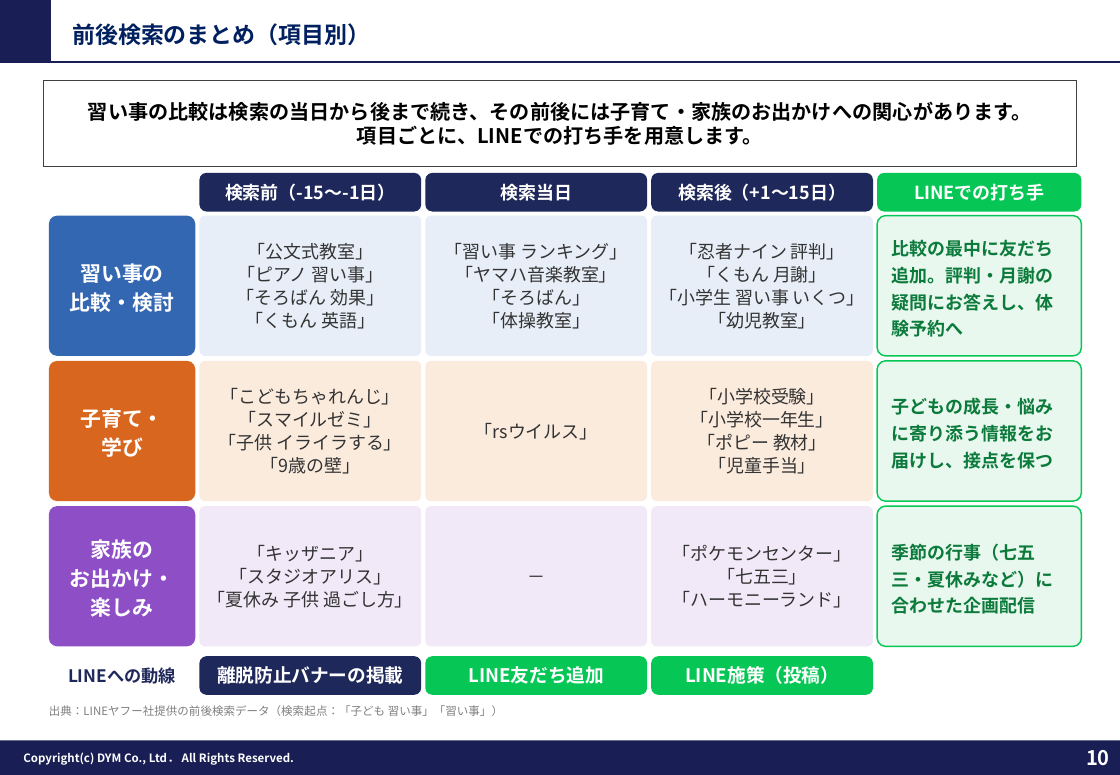
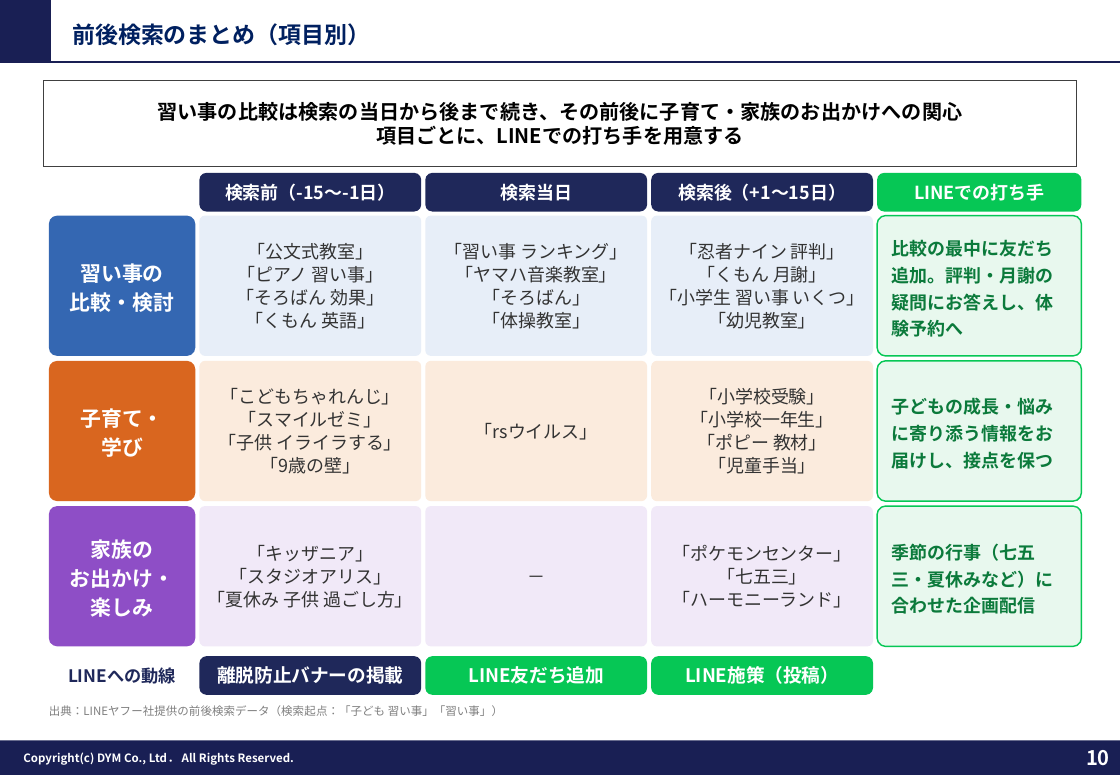
Before and after one commit to tonomura-r-dev/folder, a slide deck: slide 10 of 202609_株式会社やる気スイッチグループ御中_LINE公式アカウント運用のご提案_ver3.1.pptx. Drawn at 1120x775 pixels with LibreOffice and Linux fonts; fonts in the diff are those of the drawing; background and template pictures are left out. Boxes give left, top, right and bottom in pixels: in the first picture for what was removed or moved away, otherwise in the second. Text is boxed around its words. In the diff, an @@ line names an element or a change of style, - is before the commit and + after.

```diff
--- a/202609_株式会社やる気スイッチグループ御中_LINE公式アカウント運用のご提案_ver3.1.pptx
+++ b/202609_株式会社やる気スイッチグループ御中_LINE公式アカウント運用のご提案_ver3.1.pptx
@@ text in rectangle at <box>158,102,963,145</box>: text changed @@
-習い事の比較は検索の当日から後まで続き、その前後には子育て・家族のお出かけへの関心があります。
-項目ごとに、LINEでの打ち手を用意します。
+習い事の比較は検索の当日から後まで続き、その前後に子育て・家族のお出かけへの関心
+項目ごとに、LINEでの打ち手を用意する
```
Also in this commit, not shown: 19 other slides changed.
